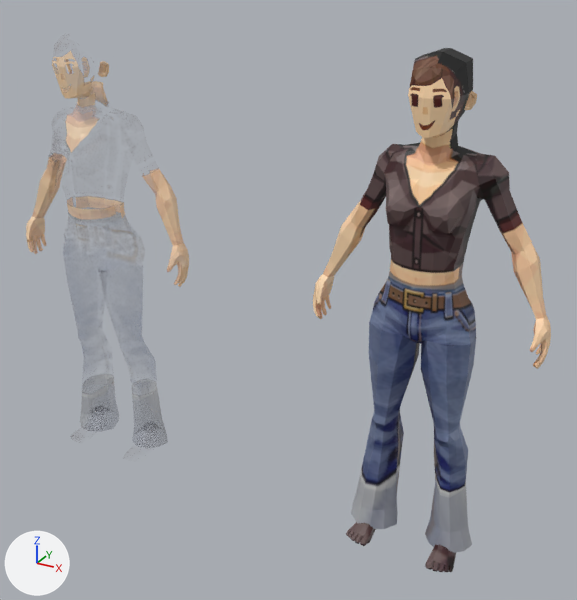
Before and after pictures for a commit that changed the FBX model Assets/Personajes/Mujer sentada/personajes mujer .fbx.
One viewpoint serves both versions: a camera (50 mm lens) standing at (0.72, -2.08, 1.9) and looking at (-0.5, 0.14, 0.79). Every picture has the same lights, and +X, +Y and +Z are marked at lower left. The picture after the commit comes second. Where no turn or scale is listed for an object, it has been applied to the vertices.

Before the edit, the objects in view are built like this:
```python
mat_low_poly_woman_001 = bpy.data.materials.new('low poly woman.001')
mat_low_poly_woman_001.use_nodes = True; mat_low_poly_woman_001.node_tree.nodes.clear()
_N = mat_low_poly_woman_001.node_tree.nodes; _L = mat_low_poly_woman_001.node_tree.links
n0 = _N.new('ShaderNodeBsdfPrincipled'); n0.name = 'Principled BSDF'
n1 = _N.new('ShaderNodeOutputMaterial'); n1.name = 'Material Output'
n2 = _N.new('ShaderNodeTexImage'); n2.name = 'Image Texture'
n2.image = img_lowpolly_mujer_psd
n3 = _N.new('ShaderNodeTexImage'); n3.name = 'Image Texture.001'
n3.image = img_lowpolly_mujer_psd
_L.new(n2.outputs[0], n0.inputs[0])  # 'Color' to 'Base Color'
_L.new(n3.outputs[0], n0.inputs[4])  # 'Color' to 'Alpha'
_L.new(n0.outputs[0], n1.inputs[0])  # 'BSDF' to 'Surface'
me_low_poly_woman = bpy.data.meshes.new('Low poly woman')
me_low_poly_woman.from_pydata(...)  # 1463 vertices, 1446 faces; spans x -0.38..0.38, y -0.05..0.22, z 0.01..1.66
# faces by material slot: [1328, 118]
me_low_poly_woman.materials.append(mat_low_poly_woman)  # picture img_lowpolly_mujer_psd
me_low_poly_woman.materials.append(mat_material)  # white #e7e7e7
me_low_poly_woman_001 = bpy.data.meshes.new('Low poly woman.001')
me_low_poly_woman_001.from_pydata(...)  # 1463 vertices, 1446 faces; spans x -0.38..0.38, y -0.05..0.22, z 0.01..1.66
# faces by material slot: [1328, 118]
me_low_poly_woman_001.materials.append(mat_low_poly_woman_001)
me_low_poly_woman_001.materials.append(mat_material_001)  # white #e7e7e7
ob_low_poly_woman = bpy.data.objects.new('Low poly woman', me_low_poly_woman)
ob_low_poly_woman.location = (0.0, 0.0, 0.0)
ob_low_poly_woman_001 = bpy.data.objects.new('Low poly woman.001', me_low_poly_woman_001)
ob_low_poly_woman_001.location = (-1.288, 0.0, 0.0)
```
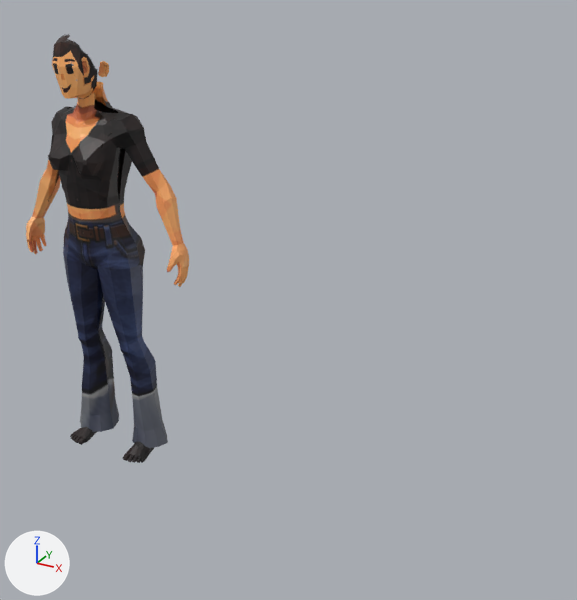
What differs and where, as boxes [x1, y1, x2, y2] in the pictures (577 x 600 px):
'Low poly woman', deleted
    before: [313, 48, 551, 572]
    faces in mat_low_poly_woman (picture img_lowpolly_mujer_psd): [313, 48, 551, 572]
    faces in mat_material (white #e7e7e7): [368, 142, 480, 354]
'Low poly woman.001', surface changed
    both: [26, 50, 189, 407]

Diff of the bpy script that builds the scene:
```diff
--- a/Assets/Personajes/Mujer sentada/personajes mujer .fbx.py
+++ b/Assets/Personajes/Mujer sentada/personajes mujer .fbx.py
@@ img_lowpolly_mujer_png @@
+img_lowpolly_mujer_png = load_image('lowpolly mujer.png', '_unpacked/lowpolly_mujer.png', 1024, 1536, 'sRGB')
@@ mat_low_poly_woman_001 @@
 n0 = _N.new('ShaderNodeBsdfPrincipled'); n0.name = 'Principled BSDF'
 n2 = _N.new('ShaderNodeTexImage'); n2.name = 'Image Texture'
-n2.image = img_lowpolly_mujer_psd
-n3 = _N.new('ShaderNodeTexImage'); n3.name = 'Image Texture.001'
-n3.image = img_lowpolly_mujer_psd
+n2.image = img_lowpolly_mujer_png
 _L.new(n2.outputs[0], n0.inputs[0])  # 'Color' to 'Base Color'
-_L.new(n3.outputs[0], n0.inputs[4])  # 'Color' to 'Alpha'
 _L.new(n0.outputs[0], n1.inputs[0])  # 'BSDF' to 'Surface'
+_L.new(n2.outputs[1], n0.inputs[4])  # 'Alpha' to 'Alpha'
@@ ob_low_poly_woman @@
-ob_low_poly_woman = bpy.data.objects.new('Low poly woman', me_low_poly_woman)
-ob_low_poly_woman.location = (0.0, 0.0, 0.0)
```
